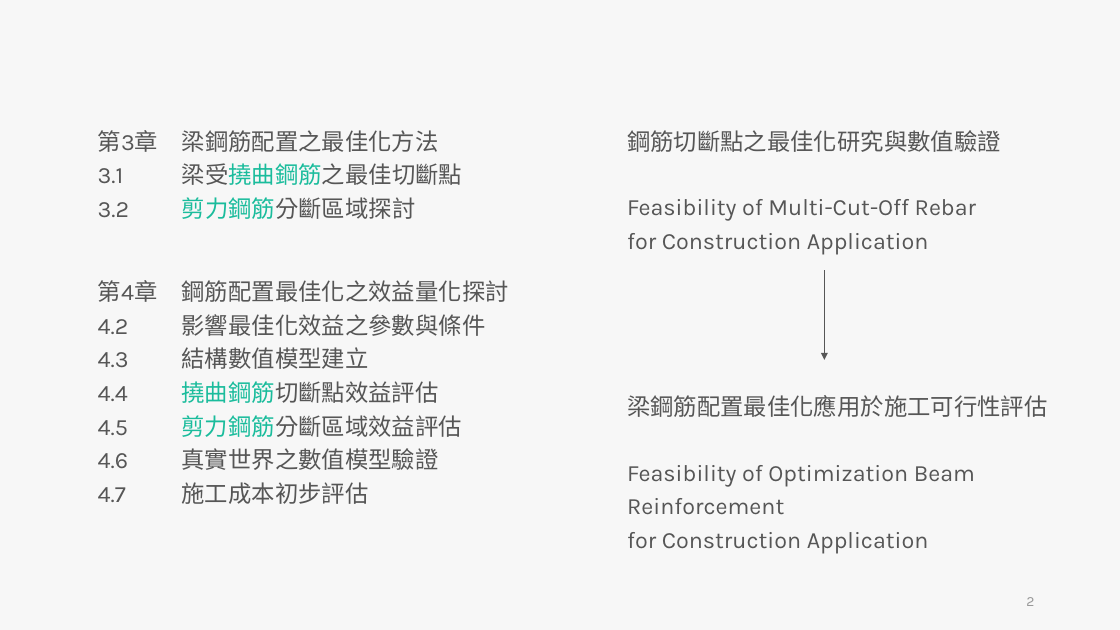
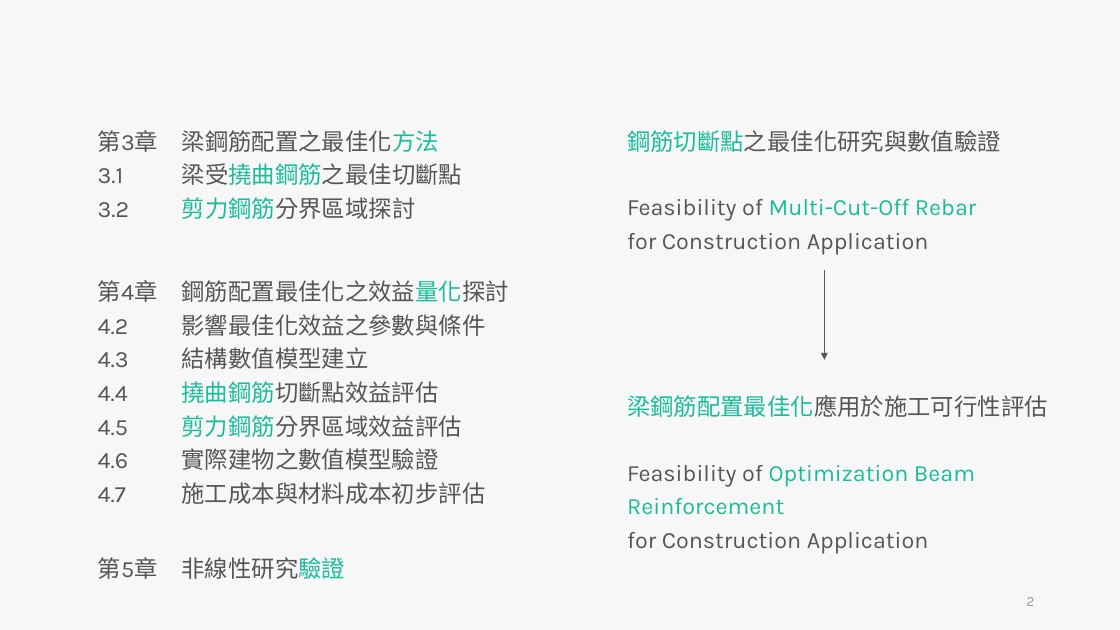
Before and after one commit to skyran1278/thesis, a slide deck: slide 2 of Meeting/20190531 Meeting/20190531 Meeting.pptx. Drawn at 1120x630 pixels with LibreOffice and Linux fonts; fonts in the diff are those of the drawing. Boxes give left, top, right and bottom in pixels: in the first picture for what was removed or moved away, otherwise in the second. Text is boxed around its words. In the diff, an @@ line names an element or a change of style, - is before the commit and + after.

```diff
--- a/Meeting/20190531 Meeting/20190531 Meeting.pptx
+++ b/Meeting/20190531 Meeting/20190531 Meeting.pptx
@@ text "鋼筋切斷點之最佳化研究與數值驗證" at [627, 130, 1001, 152]: text colour #565656 to #1ABC9C in "鋼筋切斷點之最佳化研究與數值驗證" @@
@@ text at [98, 130, 439, 152]: text colour #565656 to #1ABC9C in "梁鋼筋配置之最佳化方法" @@
@@ text at [182, 197, 416, 219]: text changed @@
-3.2 剪力鋼筋分斷區域探討
+3.2 剪力鋼筋分界區域探討
@@ text at [627, 199, 976, 221]: text colour #565656 to #1ABC9C in "Multi-Cut-Off Rebar" @@
@@ text at [98, 280, 509, 302]: text colour #565656 to #1ABC9C in "鋼筋配置最佳化之效益量化探討" @@
@@ text "梁鋼筋配置最佳化應用於施工可行性評估" at [627, 395, 1048, 417]: text colour #565656 to #1ABC9C in "梁鋼筋配置最佳化應用於施工可行性評估" @@
@@ text at [182, 415, 486, 504]: text changed @@
-4.5 剪力鋼筋分斷區域效益評估
-4.6 真實世界之數值模型驗證
-4.7 施工成本初步評估
+4.5 剪力鋼筋分界區域效益評估
+4.6 實際建物之數值模型驗證
+4.7 施工成本與材料成本初步評估
@@ text at [627, 465, 975, 515]: text colour #565656 to #1ABC9C in "Optimization Beam Reinforcement" @@
@@ text added at [98, 557, 346, 579], 20 pt, text #565656 @@
+第5章 非線性研究驗證
```
Also in this commit, not shown: 2 other slides changed.
